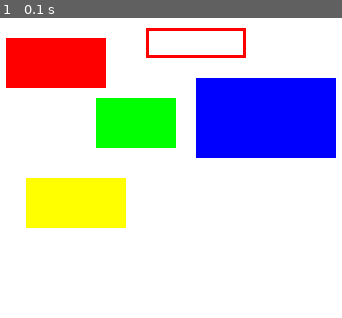
Above: before the commit, frame 1.
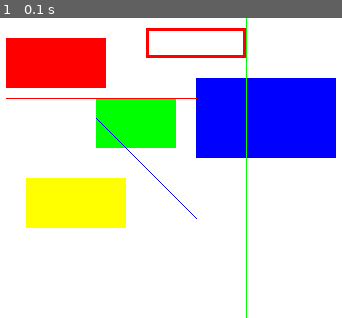
Above: after the commit, the same moment.

Repository: nahyunsung/Pygame
Game: pygame game, started from rect.py
Same seed, same stepped clock (60 frames per second), same inputs: the game is played once before the commit and once after it.
Inputs:
- Up to frame 1 (0.1 s): no input

The runs differ from the first frame. In frame 1, 0.6% of the frame differs, in the area x 1-73%, y 0-100%.

Commit message:
격자 그리기 선

Diff:
--- a/rect.py
+++ b/rect.py
@@ -26,6 +26,15 @@
     # 노란색 30 160 100 50 직사각형 (R+G = Y)
     pygame.draw.rect(screen, (255, 255, 0), (30, 160, 100, 50))
 
+    # 파란선 (100, 100), (200, 200)
+    pygame.draw.line(screen, (0, 0, 255), (100, 100), (200, 200))
+
+    # 빨간선 세로 80 가로 100~200 사이의 수편선
+    pygame.draw.line(screen, (255, 0, 0 ), (10, 80), (200, 80))
+
+    # 녹색  가로 250 화면 분활 수직선 그리기
+    pygame.draw.line(screen, (0, 255, 0), (250,0), (250, 300))
+
     # 화면 업데이트
     pygame.display.update()
 
